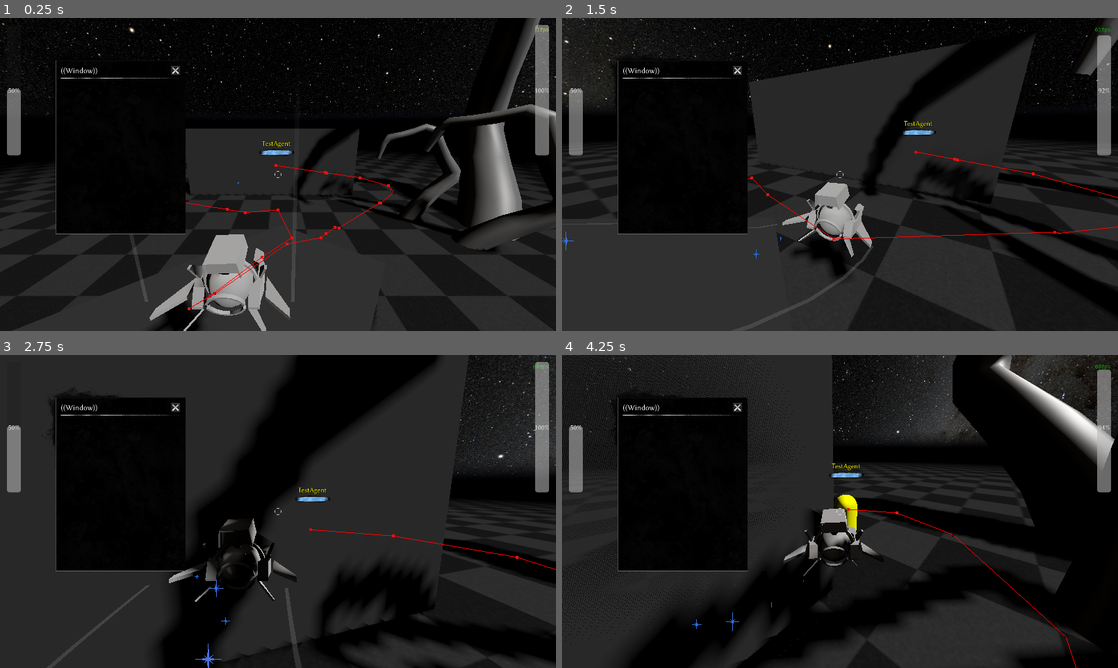
Above: before the commit, frames 1-4 (two rows, left to right).
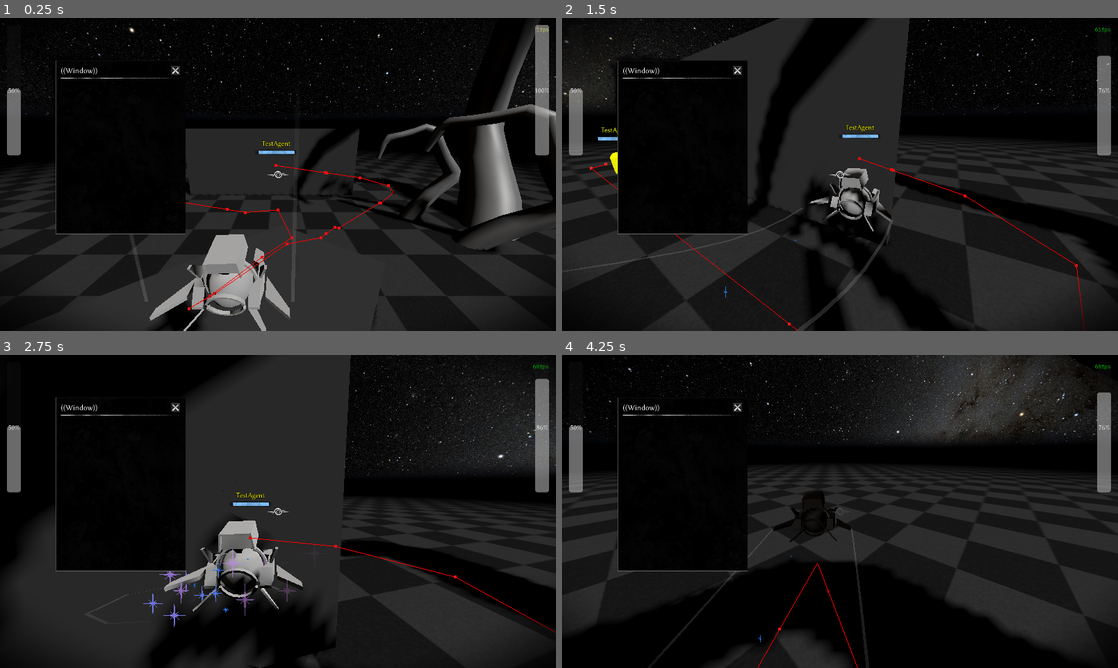
Above: after the commit, the same moments.

Repository: slyllama/soulscrap
Game: Godot game, scene res://maps/sandbox/sandbox.tscn
Same seed, same stepped clock (60 frames per second), same inputs: the game is played once before the commit and once after it.
Inputs (mouse positions are in pixels of both pictures, inside the frame that each line leads up to):
- Up to frame 1 (0.25 s): no input
- Up to frame 2 (1.5 s): move the mouse to (867, 174) at 0.52 s; hold Shift (nitro) 0.53-1.28 s; hold W (move_forward) from 0.53 s (still down); click (867, 174) at 0.6 s; move the mouse to (812, 174) at 1.27 s; tap Shift (nitro) at 1.35 s
- Up to frame 3 (2.75 s): keep holding W (move_forward); tap End (ui_end) at 1.55, 2.1 s; move the mouse to (289, 505) at 2.02 s; tap Home (ui_home) at 2.3 s
- Up to frame 4 (4.25 s): keep holding W (move_forward); move the mouse to (834, 517) at 2.77 s; tap Home (ui_home) at 2.85 s; click (834, 517) at 3.05 s; move the mouse to (878, 514) at 3.52 s; hold Shift (nitro) from 3.53 s (still down); click (878, 514) at 3.6 s; tap Escape (ui_cancel) at 4.15 s

The runs differ from the first frame. In frame 1, 0.6% of the frame differs, in the area x 0-100%, y 0-100%; in frame 2, 27%; in frame 3, 35%; in frame 4, 30%.

Commit message:
Screen shading and visuals

Diff:
--- /dev/null
+++ b/generic/materials/shaders/screen.gdshader
@@ -0,0 +1,14 @@
+shader_type canvas_item;
+
+uniform float vignette_feather: hint_range(0.01, 0.5) = 0.25;
+uniform float vignette_midpoint: hint_range(0.0, 1.0) = 0.5;
+uniform float vignette_alpha: hint_range(0.0, 1.0) = 0.9;
+
+float circle(vec2 position, float radius, float feather) {
+	return smoothstep(radius, radius + feather, length(position - vec2(0.5)));
+}
+
+void fragment() {
+	float vignette = circle(UV, vignette_midpoint, vignette_feather);
+	COLOR = mix(COLOR, vec4(vec3(0.0), 1.0), vignette * vignette_alpha);
+}
--- a/lib/_global/global.gd
+++ b/lib/_global/global.gd
@@ -1,6 +1,10 @@
 extends Node
 
 const GRAVITY = -9.8
+
+# Bus signals
+signal mouse_capture_lost
+signal mouse_capture_gained
 
 # Global references
 var camera: Camera3D
--- a/lib/_global/player_data.gd
+++ b/lib/_global/player_data.gd
@@ -4,7 +4,8 @@
 
 # Returns true is a change was effected
 func change_tempo(amount: int = -1) -> bool:
-	if tempo + amount < 0 or tempo + amount > 100:
+	if tempo < 0 or tempo > 100: # one tick of a negative value is technically allowed
+		tempo = clamp(tempo, 0, 100)
 		return(false)
 	tempo += amount
 	return(true)
--- a/lib/player/orbit.gd
+++ b/lib/player/orbit.gd
@@ -23,9 +23,11 @@
 		_mouse_delta = event.relative
 
 	if Input.is_action_just_pressed("ui_cancel"):
+		Global.mouse_capture_lost.emit()
 		Input.mouse_mode = Input.MOUSE_MODE_VISIBLE
 	elif Input.is_action_just_pressed("left_click"):
 		if !Global.mouse_in_ui:
+			Global.mouse_capture_gained.emit()
 			Input.mouse_mode = Input.MOUSE_MODE_CAPTURED
 
 	# Handle zoom inputs
@@ -34,7 +36,12 @@
 
 func _ready() -> void:
 	Global.camera = $Track/Camera
+	Global.mouse_capture_gained.emit()
 	Input.mouse_mode = Input.MOUSE_MODE_CAPTURED
+
+	get_window().focus_exited.connect(func():
+		Global.mouse_capture_lost.emit()
+		Input.mouse_mode = Input.MOUSE_MODE_VISIBLE)
 
 func _process(_delta: float) -> void:
 	if _mouse_delta == _last_mouse_delta: _mouse_delta = Vector2.ZERO
--- a/lib/player/player.gd
+++ b/lib/player/player.gd
@@ -1,7 +1,7 @@
 extends CharacterBody3D
 
 @export var speed = 1.9
-@export var nitro_speed = 4.0
+@export var nitro_speed = 7.0
 @export var acceleration = 9.0
 @export var gravity_damping = 10.0
 
@@ -13,7 +13,7 @@
 
 func _ready() -> void:
 	Utils.tick.connect(func():
-		if nitro_active: PlayerData.change_tempo()
+		if nitro_active: PlayerData.change_tempo(-3)
 		else: PlayerData.change_tempo(1))
 
 	get_window().focus_exited.connect(func():
@@ -42,8 +42,8 @@
 	if Input.is_action_pressed("strafe_right"): _direction.x = 1.0
 
 	_direction = _direction.normalized()
-	_target_velocity = $Orbit.basis * Vector3.FORWARD * _direction.z
-	_target_velocity += $Orbit.basis * Vector3.RIGHT * _direction.x
+	_target_velocity = $Orbit.basis * Vector3.FORWARD * _direction.z * Vector3(1, 0, 1)
+	_target_velocity += $Orbit.basis * Vector3.RIGHT * _direction.x * Vector3(1, 0, 1)
 	_target_velocity *= _actual_speed
 	velocity = lerp(velocity, _target_velocity, Utils.clerp(acceleration))
 
@@ -56,6 +56,10 @@
 	move_and_slide()
 
 	# Handle player mesh operations (facing rotation)
+	if _direction.length() > 0:
+		$PlayerMesh/Stars.amount_ratio = 1.0
+	else: $PlayerMesh/Stars.amount_ratio = 0.2
+
 	if velocity.length() > 0.1:
 		$PlayerMesh.rotation_degrees.y = lerp(
 			$PlayerMesh.rotation_degrees.y, $Orbit.rotation_degrees.y, Utils.clerp(7.0))
--- a/lib/ui/container/container.gd
+++ b/lib/ui/container/container.gd
@@ -7,16 +7,13 @@
 		title = _val
 		$VBox/Header/Title.text = title
 
+func close() -> void:
+	var _t = create_tween()
+	_t.tween_method(_set_dissolve, 0.0, 1.0, 0.1)
+	_t.tween_callback(queue_free)
+
 func _set_dissolve(_val) -> void:
 	material.set_shader_parameter("dissolve_state", _val)
-
-func _input(_event):
-	if Input.is_action_just_pressed("ui_home"):
-		var _t = create_tween()
-		_t.tween_method(_set_dissolve, 1.0, 0.0, 0.3)
-	elif Input.is_action_just_pressed("ui_end"):
-		var _t = create_tween()
-		_t.tween_method(_set_dissolve, 0.0, 1.0, 0.3)
 
 func _on_mouse_entered() -> void:
 	if !Engine.is_editor_hint():
@@ -25,3 +22,6 @@
 func _on_mouse_exited() -> void:
 	if !Engine.is_editor_hint():
 		Global.mouse_in_ui = false
+
+func _on_close_button_down() -> void:
+	close()
--- a/lib/ui/container/container.tscn
+++ b/lib/ui/container/container.tscn
@@ -98,3 +98,4 @@
 [connection signal="focus_entered" from="." to="." method="_on_focus_entered"]
 [connection signal="mouse_entered" from="." to="." method="_on_mouse_entered"]
 [connection signal="mouse_exited" from="." to="." method="_on_mouse_exited"]
+[connection signal="button_down" from="VBox/Header/Close" to="." method="_on_close_button_down"]
--- a/lib/ui/hud/hud.gd
+++ b/lib/ui/hud/hud.gd
@@ -1,6 +1,5 @@
 extends CanvasLayer
 
-func _ready() -> void:
-	Utils.tick.connect(func():
-		await get_tree().process_frame
-		$Tempo.value = PlayerData.tempo)
+func _process(_delta: float) -> void:
+	$Tempo.value = lerp(
+		float($Tempo.value), float(clamp(PlayerData.tempo, 0, 100)), Utils.clerp(30.0))
--- a/lib/ui/hud/hud.tscn
+++ b/lib/ui/hud/hud.tscn
@@ -1,11 +1,19 @@
-[gd_scene load_steps=8 format=3 uid="uid://c22mmoiy3jofj"]
+[gd_scene load_steps=11 format=3 uid="uid://c22mmoiy3jofj"]
 
 [ext_resource type="PackedScene" uid="uid://by0uvskvsqnmj" path="res://lib/ui/fps_counter/fps_counter.tscn" id="1_6ca3a"]
 [ext_resource type="Script" uid="uid://cb0y3yvxw8uqh" path="res://lib/ui/hud/hud.gd" id="1_dntma"]
 [ext_resource type="Texture2D" uid="uid://dku4jv7giju6q" path="res://lib/ui/hud/textures/reticule.png" id="2_2gk58"]
+[ext_resource type="Shader" uid="uid://dciihhmkwe77u" path="res://generic/materials/shaders/screen.gdshader" id="2_f8u0o"]
 [ext_resource type="PackedScene" uid="uid://dss8jsi1q5yco" path="res://lib/ui/container/container.tscn" id="3_tga37"]
 [ext_resource type="Shader" uid="uid://cjnhp3n2aq26o" path="res://generic/materials/shaders/dissolve.gdshader" id="4_n0ge7"]
 [ext_resource type="Texture2D" uid="uid://c4412kr3w6toy" path="res://generic/materials/textures/paint_mask.jpg" id="5_dntma"]
+[ext_resource type="Script" uid="uid://dvgw5ic8anf1c" path="res://lib/ui/hud/reticule.gd" id="5_wq6ye"]
+
+[sub_resource type="ShaderMaterial" id="ShaderMaterial_wq6ye"]
+shader = ExtResource("2_f8u0o")
+shader_parameter/vignette_feather = 0.25
+shader_parameter/vignette_midpoint = 0.5
+shader_parameter/vignette_alpha = 0.9
 
 [sub_resource type="ShaderMaterial" id="ShaderMaterial_f8u0o"]
 resource_local_to_scene = true
@@ -16,6 +24,16 @@
 
 [node name="HUD" type="CanvasLayer"]
 script = ExtResource("1_dntma")
+
+[node name="ColorRect" type="ColorRect" parent="."]
+material = SubResource("ShaderMaterial_wq6ye")
+anchors_preset = 15
+anchor_right = 1.0
+anchor_bottom = 1.0
+grow_horizontal = 2
+grow_vertical = 2
+mouse_filter = 2
+color = Color(0, 0, 0, 0)
 
 [node name="FPSCounter" parent="." instance=ExtResource("1_6ca3a")]
 anchors_preset = 1
@@ -29,21 +47,22 @@
 text = "[color=green]145fps[/color]"
 
 [node name="Reticule" type="TextureRect" parent="."]
-custom_minimum_size = Vector2(16, 16)
+custom_minimum_size = Vector2(55, 17)
 anchors_preset = 8
 anchor_left = 0.5
 anchor_top = 0.5
 anchor_right = 0.5
 anchor_bottom = 0.5
-offset_left = -8.0
-offset_top = -8.0
-offset_right = 8.0
-offset_bottom = 8.0
+offset_left = -27.5
+offset_top = -8.5
+offset_right = 27.5
+offset_bottom = 8.5
 grow_horizontal = 2
 grow_vertical = 2
 texture = ExtResource("2_2gk58")
 expand_mode = 1
 stretch_mode = 5
+script = ExtResource("5_wq6ye")
 
 [node name="Container" parent="." instance=ExtResource("3_tga37")]
 material = SubResource("ShaderMaterial_f8u0o")
@@ -71,5 +90,6 @@
 offset_right = -16.0
 offset_bottom = 316.0
 grow_horizontal = 0
-value = 50.0
+step = 0.0
+value = 100.0
 fill_mode = 3
--- /dev/null
+++ b/lib/ui/hud/reticule.gd
@@ -0,0 +1,10 @@
+extends TextureRect
+
+func _ready() -> void:
+	Global.mouse_capture_gained.connect(func():
+		var _t = create_tween()
+		_t.tween_property(self, "modulate:a", 1.0, 0.1))
+
+	Global.mouse_capture_lost.connect(func():
+		var _t = create_tween()
+		_t.tween_property(self, "modulate:a", 0.0, 0.1))
--- a/lib/ui/node_spatial/node_spatial.tscn
+++ b/lib/ui/node_spatial/node_spatial.tscn
@@ -15,6 +15,7 @@
 anchors_preset = 0
 
 [node name="Text" type="RichTextLabel" parent="Canvas/Root2D"]
+layout_mode = 0
 offset_top = -44.0
 offset_right = 54.0
 offset_bottom = -21.0
@@ -30,7 +31,8 @@
 
 [node name="TestBar" type="TextureRect" parent="Canvas/Root2D"]
 modulate = Color(0.505882, 0.764706, 1, 1)
-custom_minimum_size = Vector2(85, 20)
+custom_minimum_size = Vector2(98, 16)
+layout_mode = 0
 offset_top = -22.0
 offset_right = 85.0
 offset_bottom = -2.0
--- a/project.godot
+++ b/project.godot
@@ -21,6 +21,10 @@
 Utils="*res://lib/_global/utils.gd"
 Global="*res://lib/_global/global.tscn"
 PlayerData="*res://lib/_global/player_data.gd"
+
+[debug]
+
+gdscript/warnings/unused_signal=0
 
 [display]
 
Not shown, added: generic/materials/shaders/screen.gdshader.uid
Not shown, added: lib/ui/hud/reticule.gd.uid
Binary file changed: lib/ui/hud/textures/reticule.png
Binary file changed: lib/ui/textures/agent_health_bar.png
